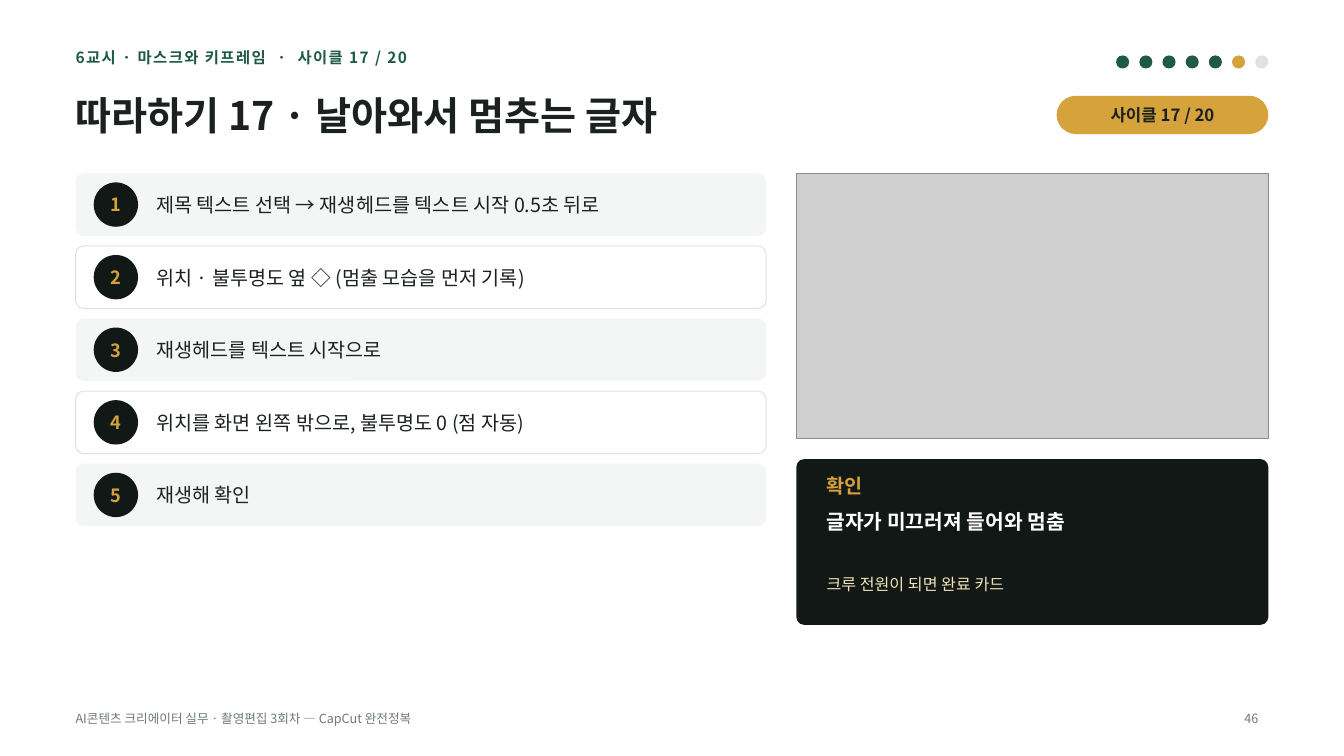
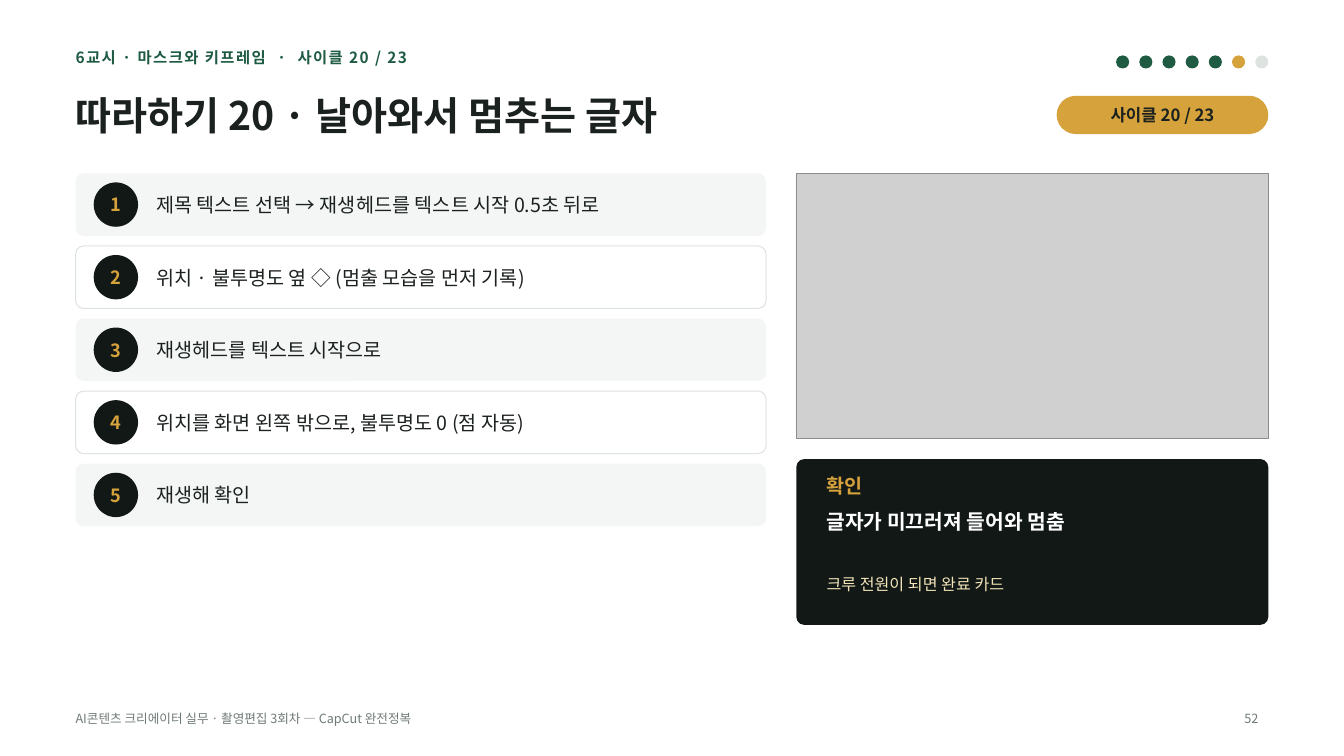
Before and after one commit to yujida/MARUBIT, a slide deck: slide 52 of lectures/03/3회차_CapCut완전정복_슬라이드.pptx (slide 46 before the commit). Drawn at 1344x756 pixels with LibreOffice and Linux fonts; fonts in the diff are those of the drawing; grey boxes stand for pictures. Boxes give left, top, right and bottom in pixels: in the first picture for what was removed or moved away, otherwise in the second. Text is boxed around its words. In the diff, an @@ line names an element or a change of style, - is before the commit and + after.

```diff
--- a/lectures/03/3회차_CapCut완전정복_슬라이드.pptx
+++ b/lectures/03/3회차_CapCut완전정복_슬라이드.pptx
@@ text at (76,50,407,65): text changed @@
-6교시 · 마스크와 키프레임 · 사이클 17 / 20
+6교시 · 마스크와 키프레임 · 사이클 20 / 23
@@ title at (76,97,658,134): text changed @@
-따라하기 17 · 날아와서 멈추는 글자
+따라하기 20 · 날아와서 멈추는 글자
@@ text at (1111,107,1215,123): text changed @@
-사이클 17 / 20
+사이클 20 / 23
@@ page number at (1244,713,1258,723): text changed @@
-46
+52
```
Also in this commit, not shown: 26 other slides changed, 7 slides added, 1 slide removed, 2 other files.
